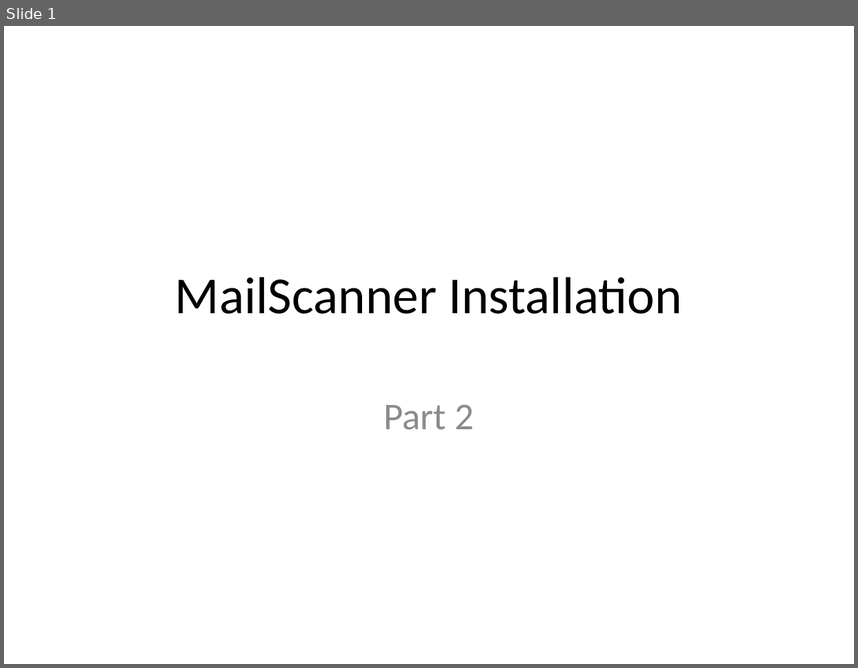
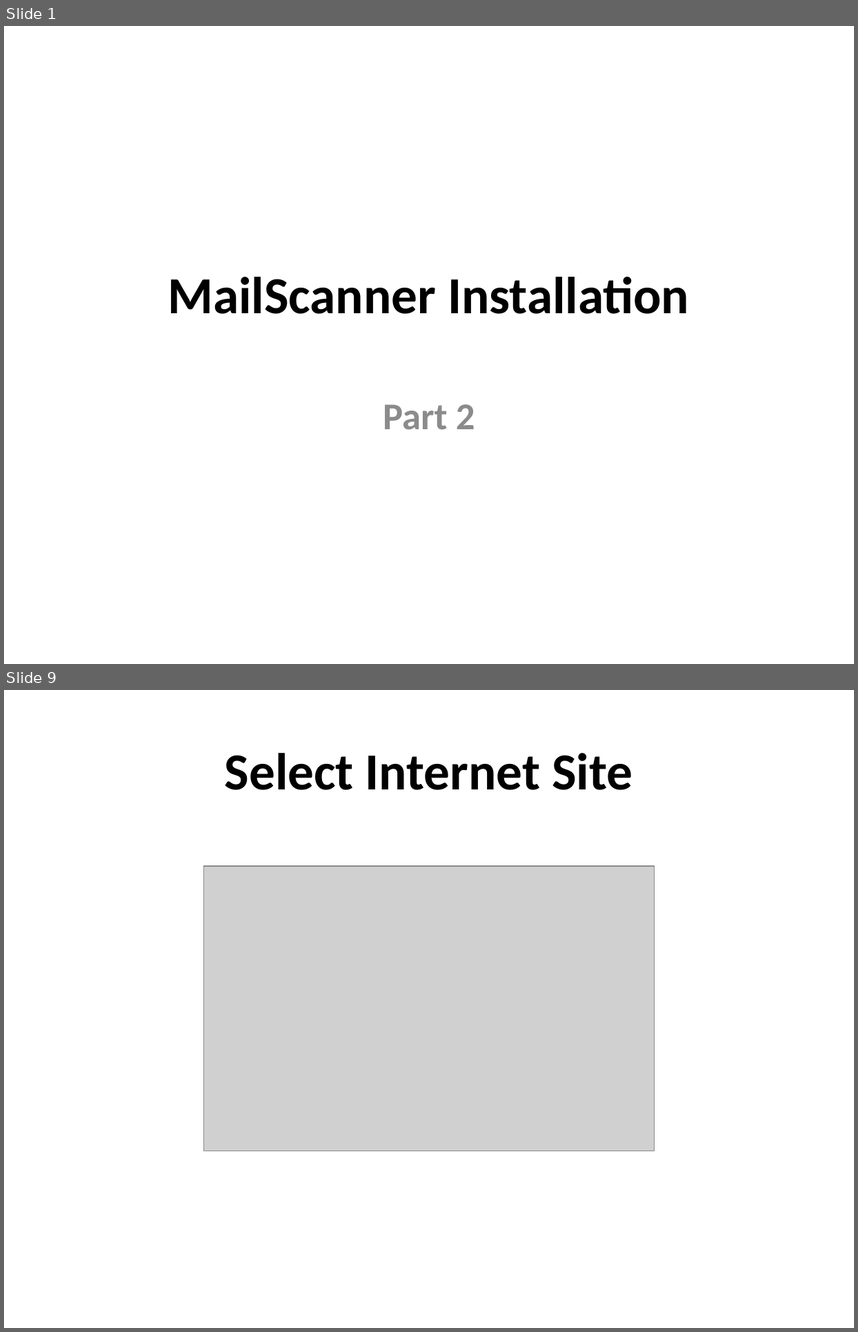
Before and after one commit to afnog/afnog.github.io, a slide deck: sse/postfix/mailfilter-pt2.pptx. Shown one above the other, each under a label of ours: slide 1 before the commit, slides 1 and 9 after it; the slides between them are not shown. The pictures are 858x668 and 858x1332 pixels, drawn with LibreOffice and Linux fonts; fonts in the diff are those of the drawing; grey boxes stand for pictures. Boxes give left, top, right and bottom in pixels: in the first picture for what was removed or moved away, otherwise in the second. Text is boxed around its words. In the diff, an @@ line names an element or a change of style, - is before the commit and + after.

```diff
--- a/sse/postfix/mailfilter-pt2.pptx
+++ b/sse/postfix/mailfilter-pt2.pptx
@@ slide 9 added at (4, 690, 854, 1328), background #FFFFFF @@
@@ title added at (225, 753, 633, 790), 44 pt, text #000000, bold @@
+Select Internet Site
@@ picture added at (204, 866, 655, 1151) @@
@@ slide 1 changed as well @@
@@ title "MailScanner Installation" at (168, 276, 689, 314): bold on @@
@@ subtitle "Part 2" at (383, 404, 475, 430): bold on @@
```
Also in this commit, not shown: 2 other slides changed, 8 other slides added, 12 slides removed.
